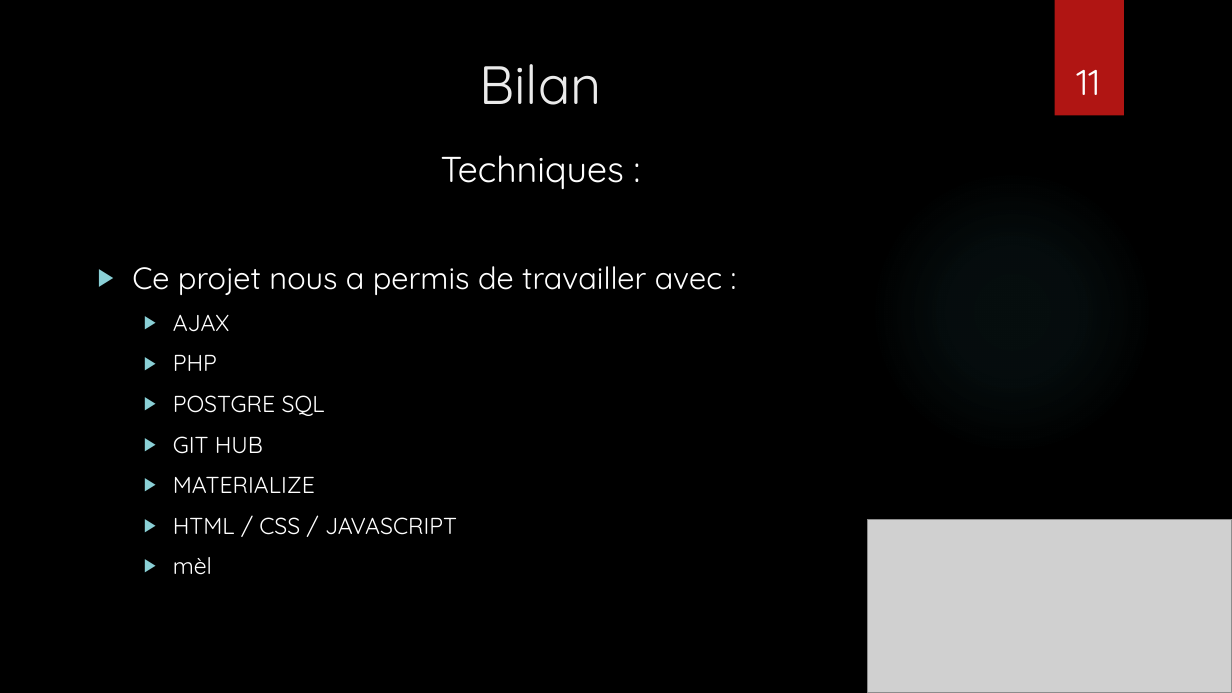
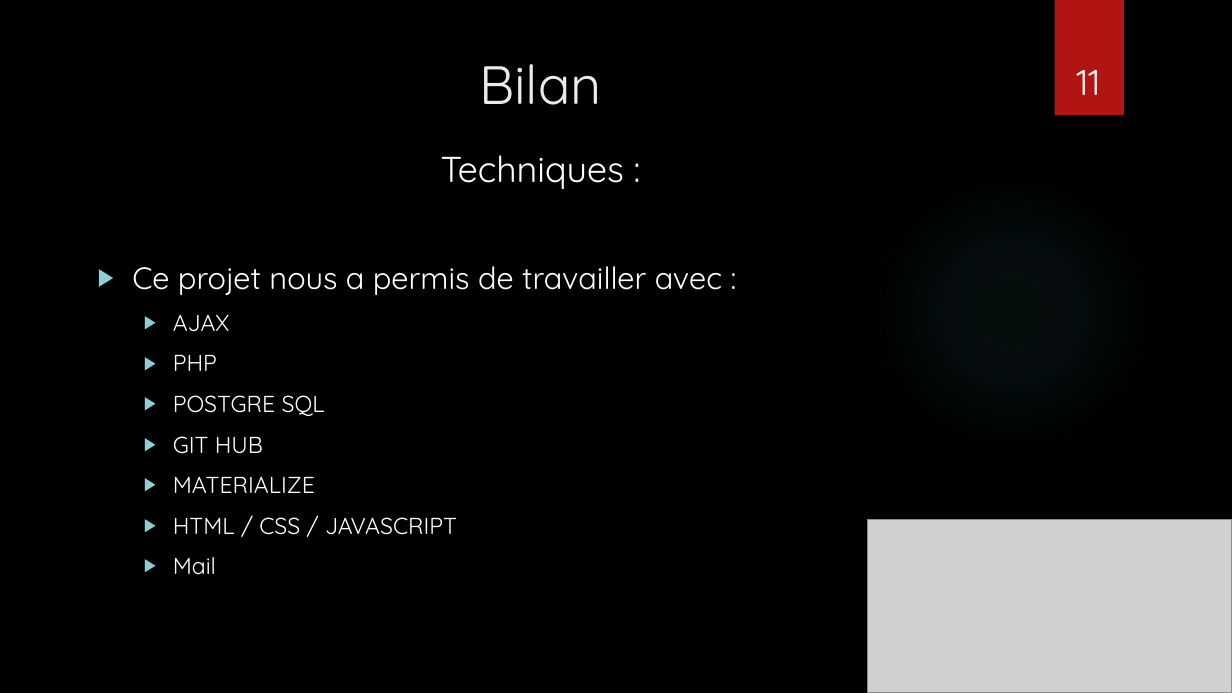
Before and after one commit to mistermania/leasen, a slide deck: slide 11 of Documents/Soutenance de projet.pptx. Drawn at 1232x693 pixels with LibreOffice and Linux fonts; fonts in the diff are those of the drawing; grey boxes stand for pictures; background and template pictures are left out. Boxes give left, top, right and bottom in pixels: in the first picture for what was removed or moved away, otherwise in the second. Text is boxed around its words. In the diff, an @@ line names an element or a change of style, - is before the commit and + after.

```diff
--- a/Documents/Soutenance de projet.pptx
+++ b/Documents/Soutenance de projet.pptx
@@ text at (173, 557, 216, 575): text changed @@
-  ▶ mèl
+  ▶ Mail
```
Also in this commit, not shown: 2 other slides changed, 2 other files.
